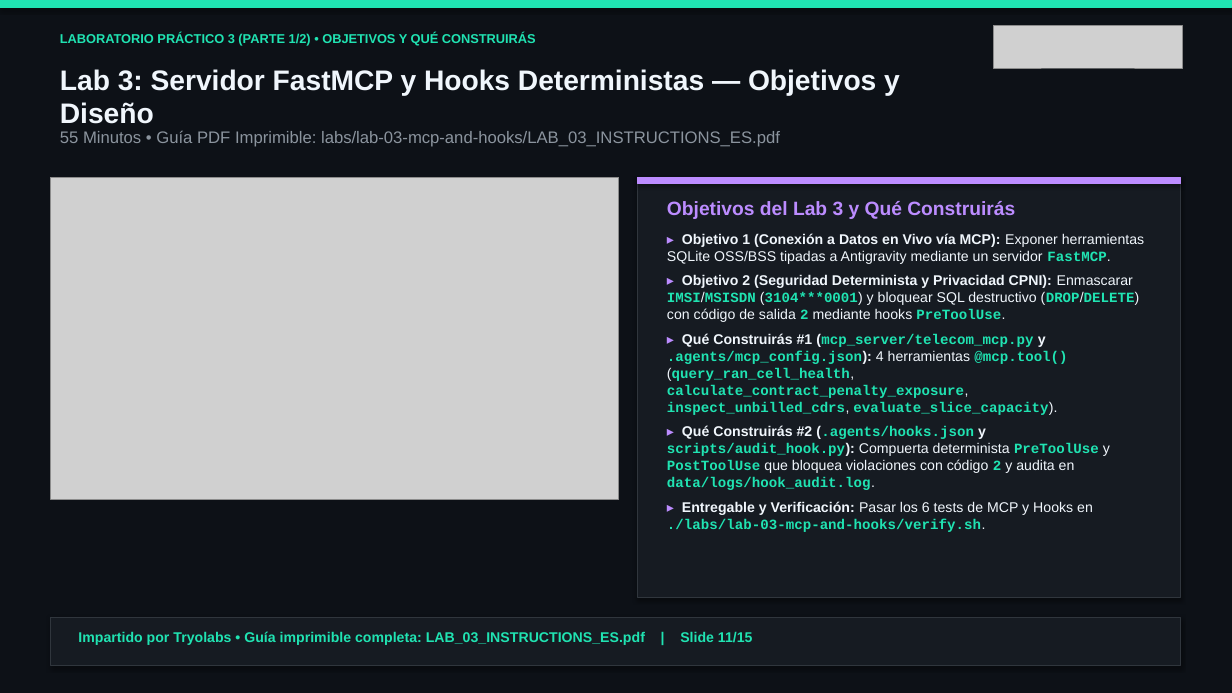
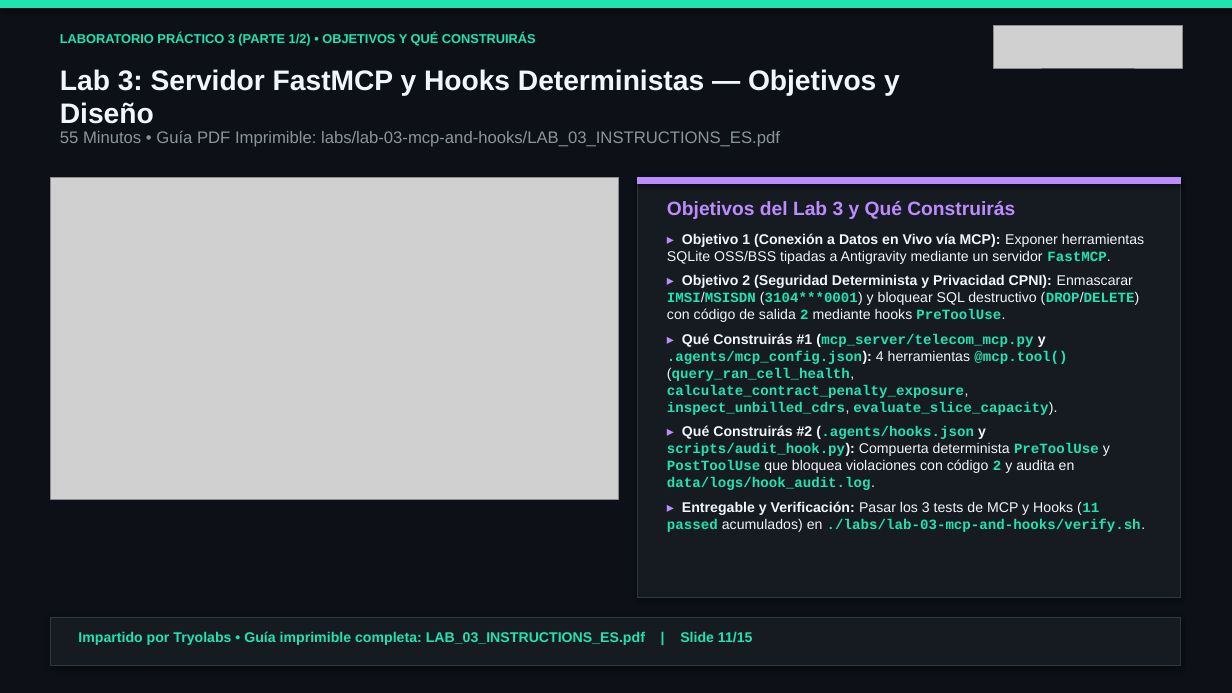
Before and after one commit to tryolabs/antigravity-workshop-telecom, a slide deck: slide 11 of slides/antigravity_telecom_workshop_es.pptx. Drawn at 1232x693 pixels with LibreOffice and Linux fonts; fonts in the diff are those of the drawing; grey boxes stand for pictures. Boxes give left, top, right and bottom in pixels: in the first picture for what was removed or moved away, otherwise in the second. Text is boxed around its words. In the diff, an @@ line names an element or a change of style, - is before the commit and + after.

```diff
--- a/slides/antigravity_telecom_workshop_es.pptx
+++ b/slides/antigravity_telecom_workshop_es.pptx
@@ text at [667,501,1146,532]: text changed @@
-▸ Entregable y Verificación: Pasar los 6 tests de MCP y Hooks en ./labs/lab-03-mcp-and-hooks/verify.sh.
+▸ Entregable y Verificación: Pasar los 3 tests de MCP y Hooks (11 passed acumulados) en ./labs/lab-03-mcp-and-hooks/verify.sh.
```
Also in this commit, not shown: 3 other slides changed, 33 other files.
